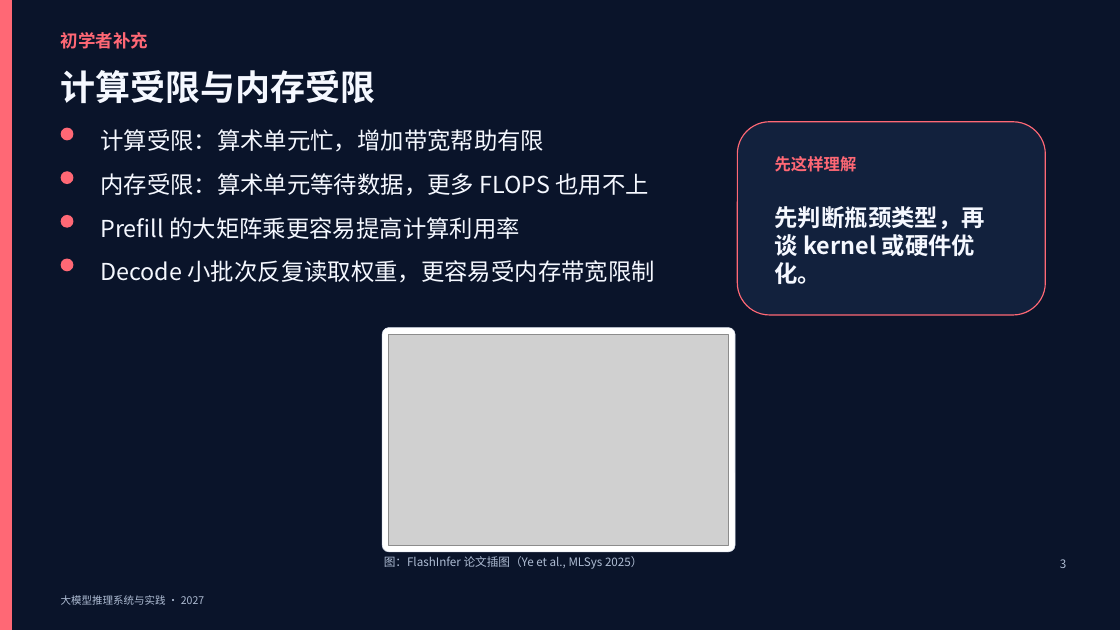
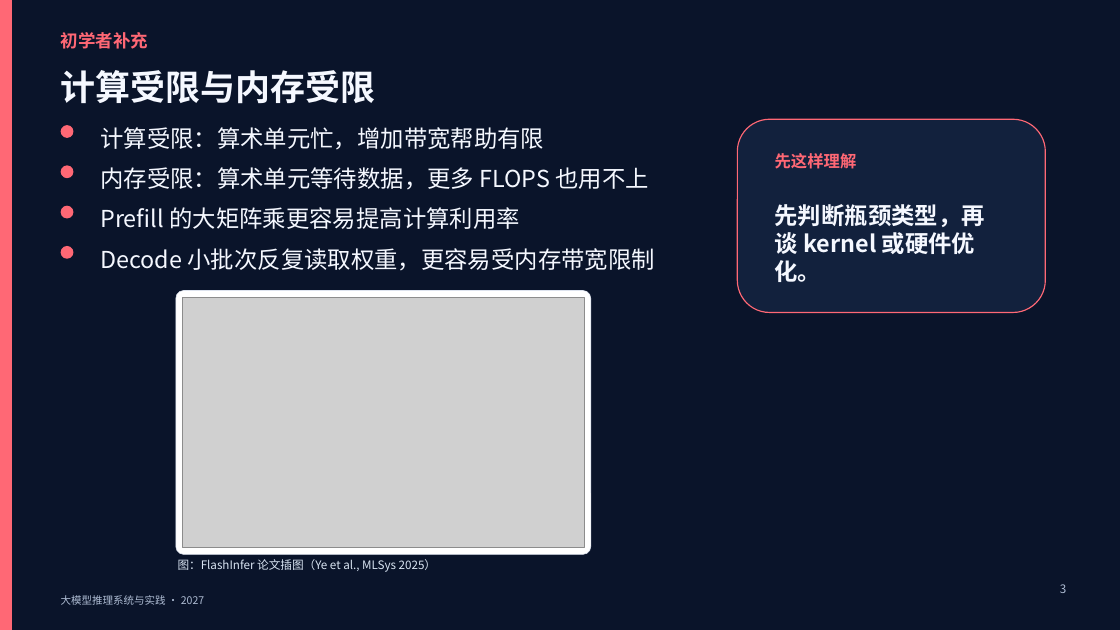
Before and after one commit to vLLM-HUST/intro-to-llm-inference-engines, a slide deck: slide 3 of build/slides/2027/lectures-8-pptx/第06讲_执行优化与异构平台适配.pptx. Drawn at 1120x630 pixels with LibreOffice and Linux fonts; fonts in the diff are those of the drawing; grey boxes stand for pictures. Boxes give left, top, right and bottom in pixels: in the first picture for what was removed or moved away, otherwise in the second. Text is boxed around its words. In the diff, an @@ line names an element or a change of style, - is before the commit and + after.

```diff
--- a/build/slides/2027/lectures-8-pptx/第06讲_执行优化与异构平台适配.pptx
+++ b/build/slides/2027/lectures-8-pptx/第06讲_执行优化与异构平台适配.pptx
@@ ellipse: place and size @@
-ellipse at [60, 171, 73, 184]
+ellipse at [60, 166, 73, 178]
@@ text "内存受限：算术单元等待数据，更多 FLOPS 也用不上": place and size @@
-text "内存受限：算术单元等待数据，更多 FLOPS 也用不上" at [100, 173, 649, 196]
+text "内存受限：算术单元等待数据，更多 FLOPS 也用不上" at [100, 167, 649, 190]
@@ ellipse: place and size @@
-ellipse at [60, 215, 73, 228]
+ellipse at [60, 206, 73, 218]
@@ text "Prefill 的大矩阵乘更容易提高计算利用率": place and size @@
-text "Prefill 的大矩阵乘更容易提高计算利用率" at [100, 217, 520, 239]
+text "Prefill 的大矩阵乘更容易提高计算利用率" at [100, 207, 520, 229]
@@ ellipse: place and size @@
-ellipse at [60, 259, 73, 271]
+ellipse at [60, 246, 73, 259]
@@ text "Decode 小批次反复读取权重，更容易受内存带宽限制": place and size @@
-text "Decode 小批次反复读取权重，更容易受内存带宽限制" at [100, 260, 655, 283]
+text "Decode 小批次反复读取权重，更容易受内存带宽限制" at [100, 248, 655, 271]
@@ rounded rectangle: place and size @@
-rounded rectangle at [382, 328, 735, 552]
+rounded rectangle at [176, 291, 591, 555]
@@ picture: place and size @@
-picture at [389, 334, 728, 545]
+picture at [182, 297, 584, 548]
@@ text "图：FlashInfer 论文插图（Ye et al., MLSys ...": place and size @@
-text "图：FlashInfer 论文插图（Ye et al., MLSys ..." at [384, 556, 642, 569]
+text "图：FlashInfer 论文插图（Ye et al., MLSys ..." at [178, 559, 436, 572]
@@ text "图：FlashInfer 论文插图（Ye et al., MLSys ..." at [178, 559, 436, 572]: text colour #AEBCD3 to #D8E3F1 @@
@@ rectangle: place and size @@
-rectangle at [1017, 554, 1075, 584]
+rectangle at [1017, 579, 1075, 609]
@@ text "3": place and size @@
-text "3" at [1060, 559, 1066, 568]
+text "3" at [1060, 584, 1066, 593]
```
Also in this commit, not shown: 4 other slides changed, 5 other files.
